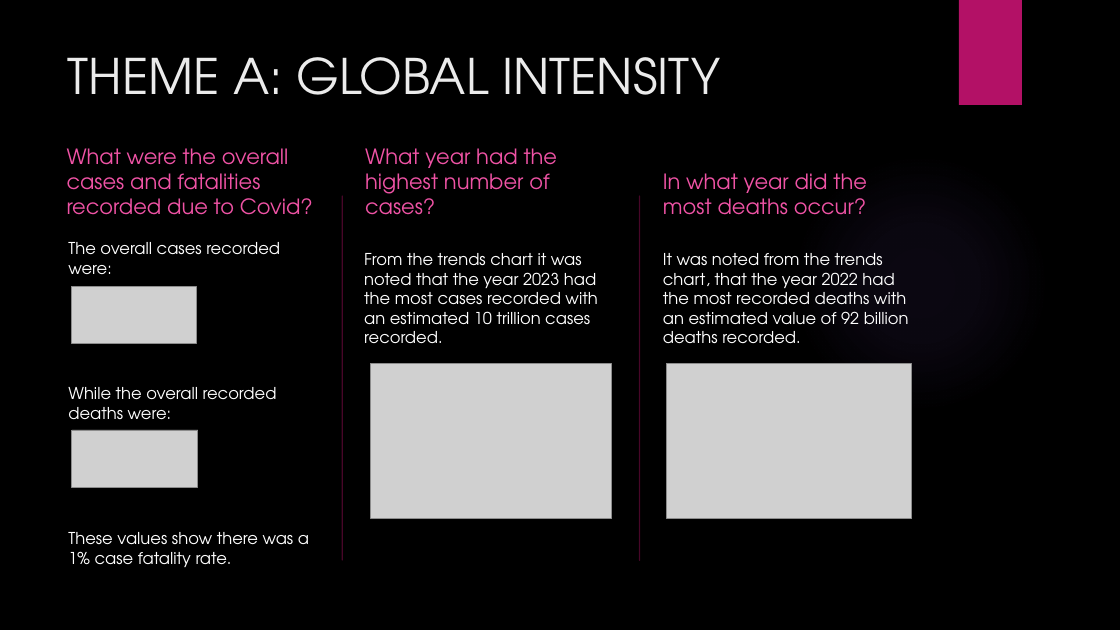
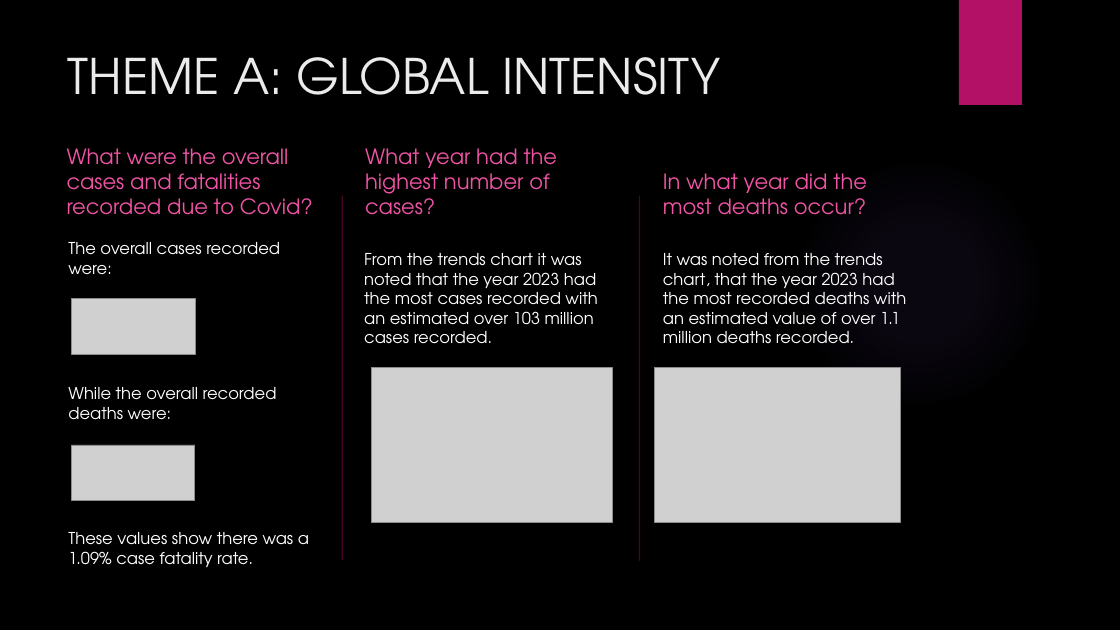
Before and after one commit to Chinaturum1/Covid-19-Analysis-Project, a slide deck: slide 4 of GLOBAL COVID-19 Project.pptx. Drawn at 1120x630 pixels with LibreOffice and Linux fonts; fonts in the diff are those of the drawing; grey boxes stand for pictures; background and template pictures are left out. Boxes give left, top, right and bottom in pixels: in the first picture for what was removed or moved away, otherwise in the second. Text is boxed around its words. In the diff, an @@ line names an element or a change of style, - is before the commit and + after.

```diff
--- a/GLOBAL COVID-19 Project.pptx
+++ b/GLOBAL COVID-19 Project.pptx
@@ text at (364, 253, 597, 344): text changed @@
-From the trends chart it was noted that the year 2023 had the most cases recorded with an estimated 10 trillion cases recorded.
+From the trends chart it was noted that the year 2023 had the most cases recorded with an estimated over 103 million cases recorded.
@@ text at (663, 253, 906, 344): text changed @@
-It was noted from the trends chart, that the year 2022 had the most recorded deaths with an estimated value of 92 billion deaths recorded.
+It was noted from the trends chart, that the year 2023 had the most recorded deaths with an estimated value of over 1.1 million deaths recorded.
@@ picture: place and size @@
-picture at (72, 287, 197, 344)
+picture at (72, 298, 196, 355)
@@ picture: place and size @@
-picture at (371, 364, 612, 518)
+picture at (371, 368, 613, 523)
@@ picture: place and size @@
-picture at (666, 364, 912, 518)
+picture at (655, 368, 900, 523)
@@ picture: place and size @@
-picture at (72, 430, 198, 487)
+picture at (72, 445, 196, 502)
@@ text at (68, 532, 309, 567): text changed @@
-These values show there was a 1% case fatality rate.
+These values show there was a 1.09% case fatality rate.
```
Also in this commit, not shown: 8 other slides changed, 2 other files.
